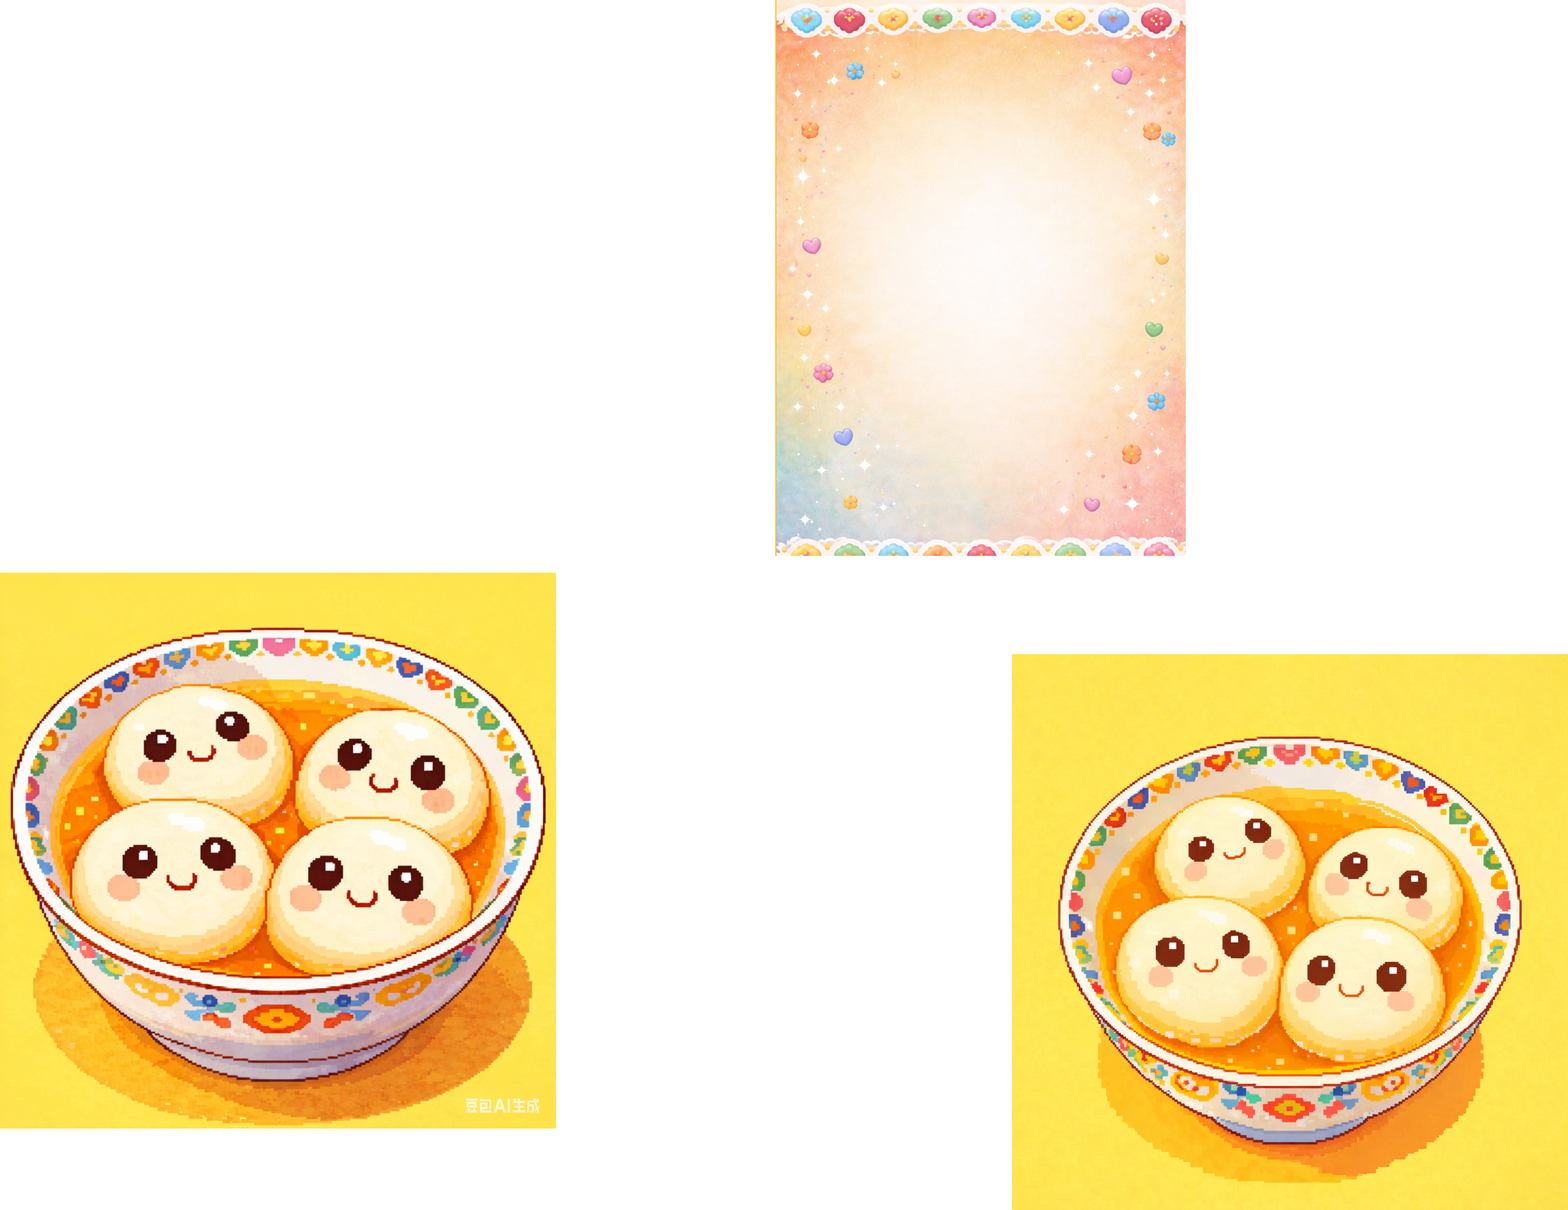
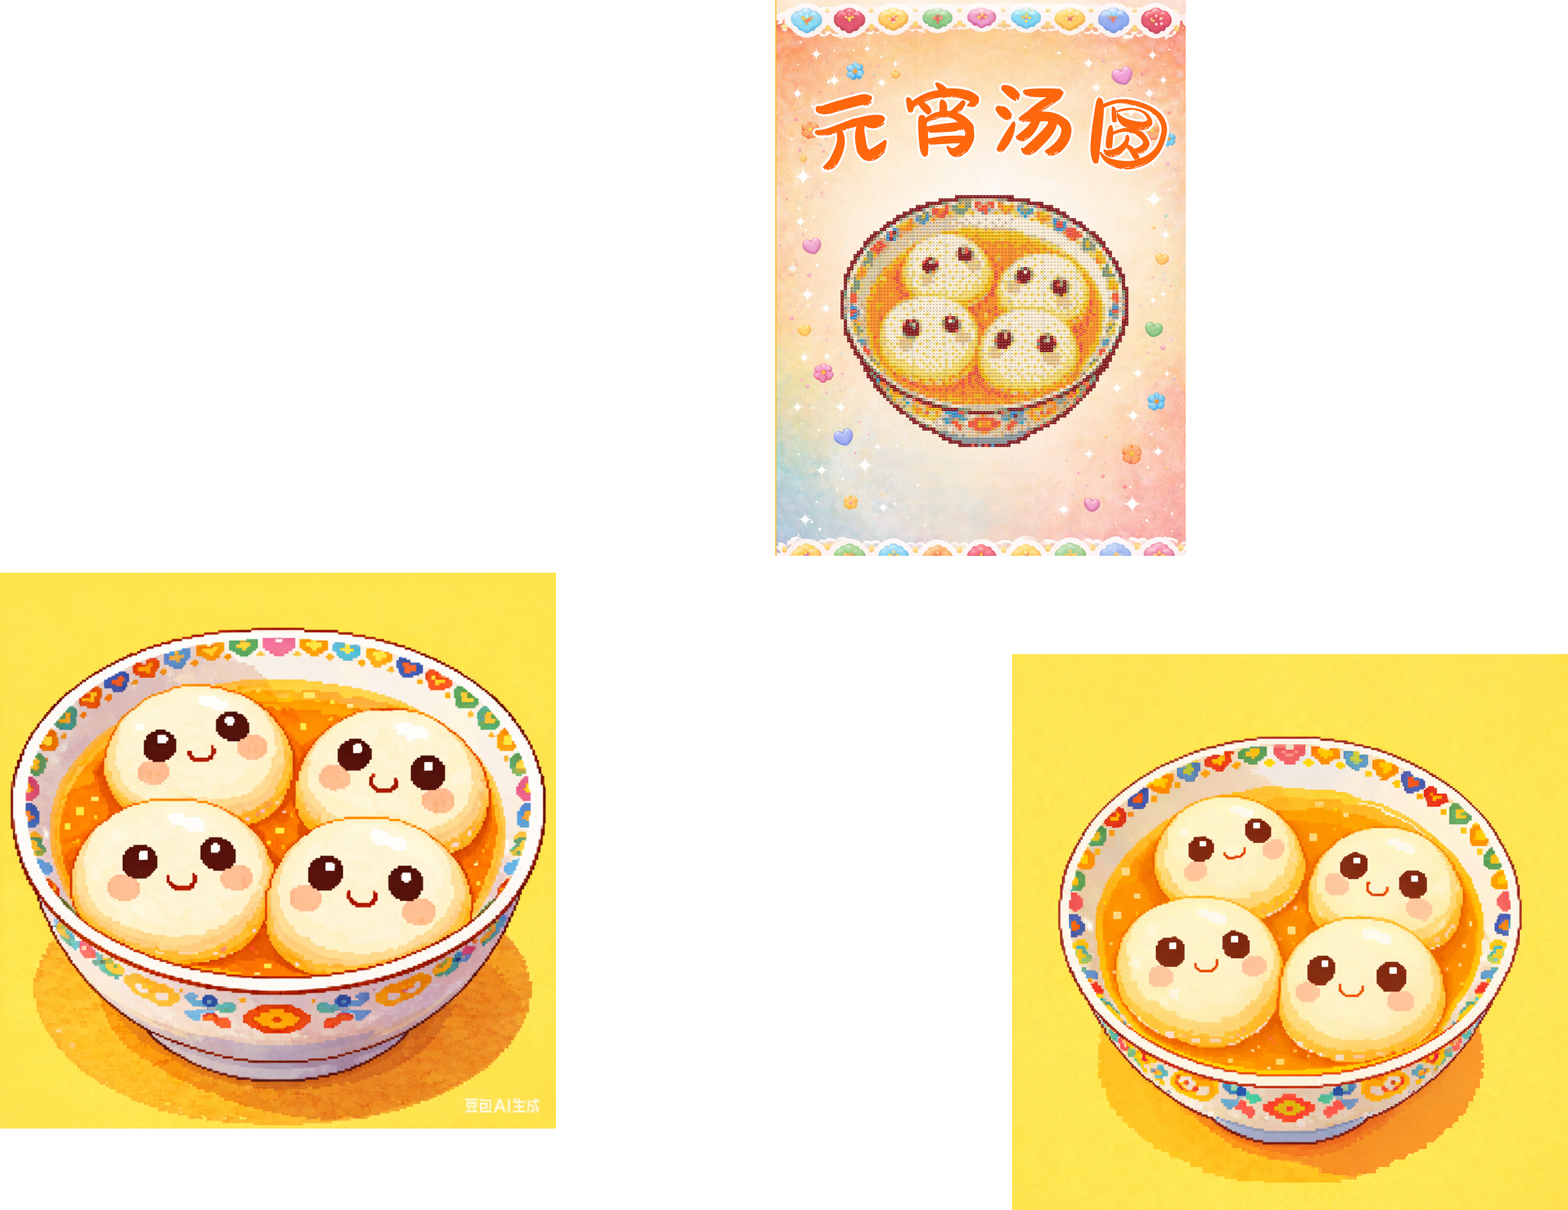
Before/after of a 1568 x 1210 layered artwork. What changed in the layer stack:
added layer "图层 6" in group "元宵汤圆" over (830, 160, 1136, 448)
added layer "元宵汤圆" (2nd of 2, in "元宵汤圆") in group "元宵汤圆" over (814, 81, 1168, 171)